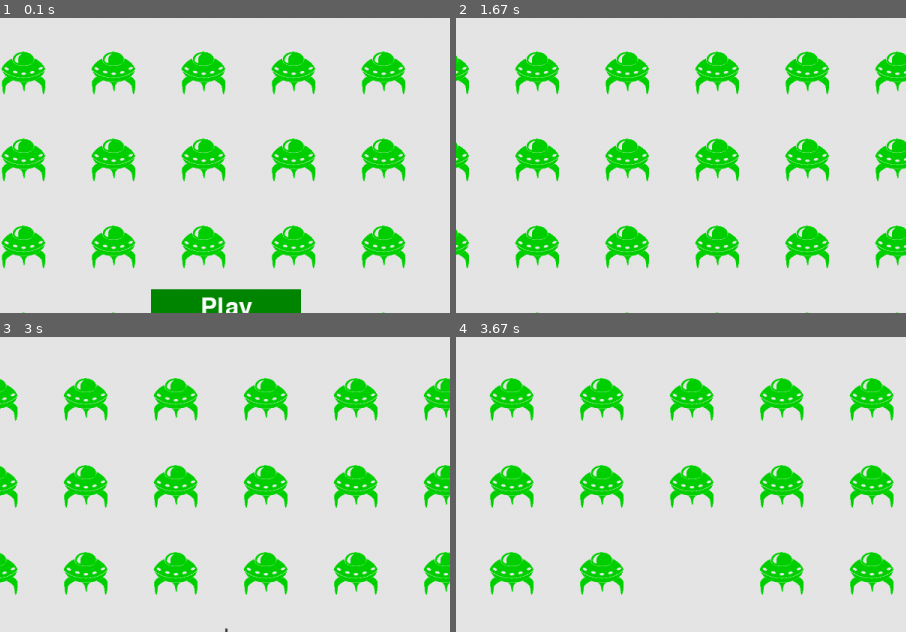
Above: before the commit, frames 1-4 (two rows, left to right).
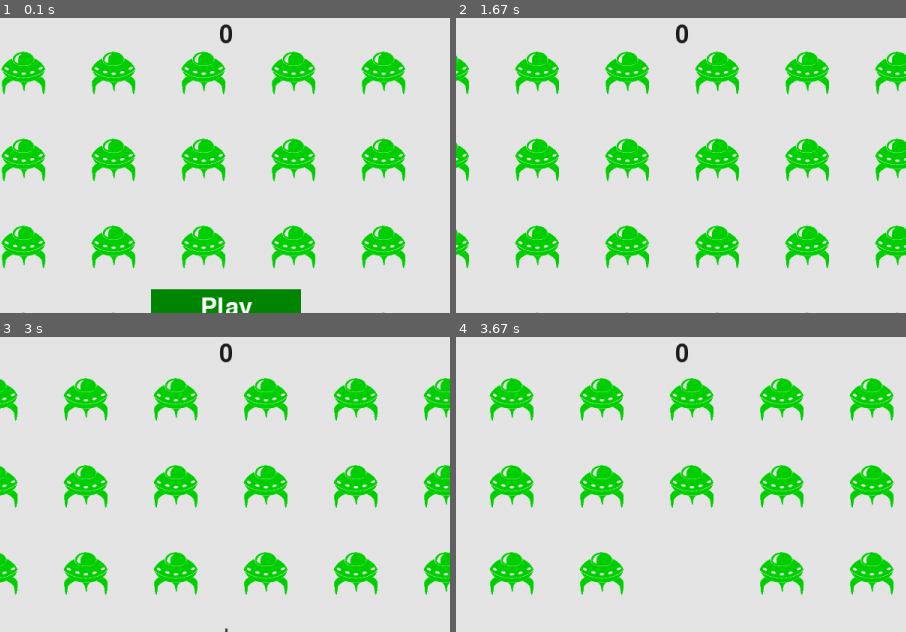
Above: after the commit, the same moments.

Repository: CodeP2/Alien-Invasion-Pygame
Game: pygame game, started from alien_invasion.py
The game is run twice, just before and just after one commit, with the same random seed, the same clock (stepped at 60 frames per second) and the same inputs.
Inputs:
- Up to frame 1 (0.1 s): no input
- Up to frame 2 (1.67 s): click "Play" at 0.38 s; tap Space at 0.67 s; hold D 1-1.47 s; hold D from 1.5 s (still down)
- Up to frame 3 (3 s): release D at 1.97 s; hold A 2-2.53 s; hold A 2.57-2.97 s
- Up to frame 4 (3.67 s): hold D 3-3.63 s
The pictures show only the part of the screen within x 25-75%, y 0-50%; the shares and areas given below are measured in that part.

The runs differ from the first frame. In frame 1, 0.1% of the frame differs, in the area x 48-52%, y 2-9%; in frame 2, 0.1%; in frame 3, 0.1%; in frame 4, 0.1%.

Commit message:
draw high score to the screen.

Diff:
--- a/scoreboard.py
+++ b/scoreboard.py
@@ -33,8 +33,17 @@
 
     def prep_high_score(self):
         """Trun the high score into a rendered image."""
-        pass
+        high_score = round(self.stats.high_score, -1)
+        high_score_str = f"{high_score:,}"
+        self.high_score_image = self.font.render(high_score_str, True,
+                                                 self.text_color, self.settings.bg_color)
+
+        # Center the high score at the top of the screen.
+        self.high_score_rect = self.high_score_image.get_rect()
+        self.high_score_rect.centerx = self.screen_rect.centerx
+        self.high_score_rect.top = self.score_rect.top
 
     def show_score(self):
         """Draw score to the screen."""
         self.screen.blit(self.score_image, self.score_rect)
+        self.screen.blit(self.high_score_image, self.high_score_rect)
